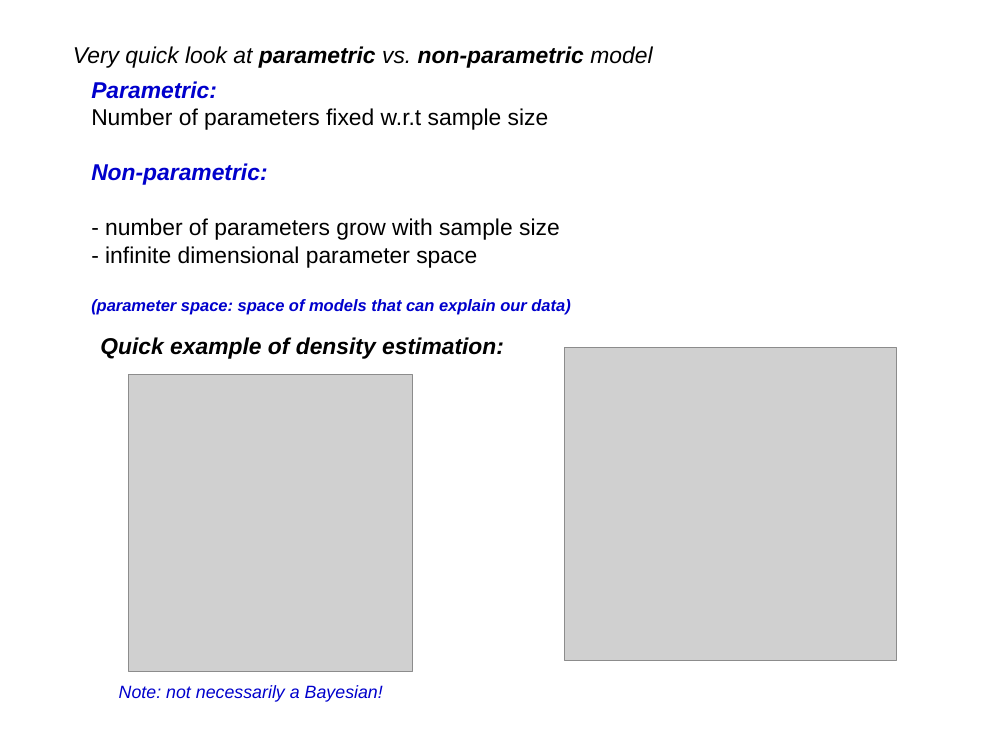
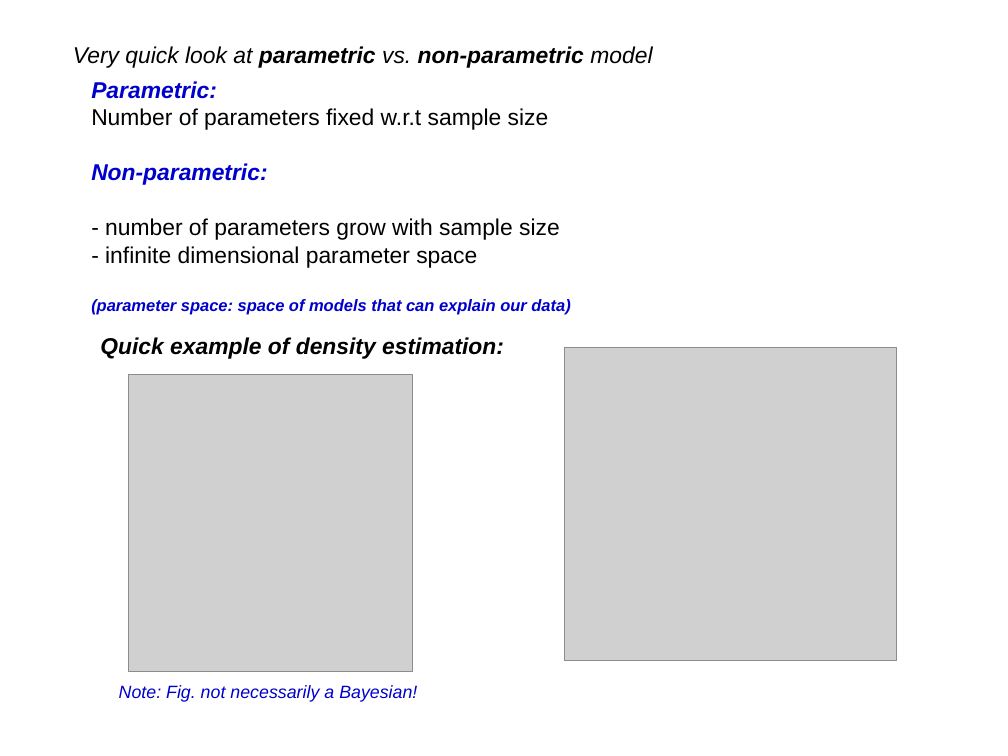
Before and after one commit to afcarl/Dirichlet_Processes, a slide deck: slide 13 of version_2.odp (slide 12 before the commit). Drawn at 1008x756 pixels with LibreOffice and Linux fonts; fonts in the diff are those of the drawing; grey boxes stand for pictures. Boxes give left, top, right and bottom in pixels: in the first picture for what was removed or moved away, otherwise in the second. Text is boxed around its words. In the diff, an @@ line names an element or a change of style, - is before the commit and + after.

```diff
--- a/version_2.odp
+++ b/version_2.odp
@@ text at box(119, 685, 417, 702): text changed @@
-Note: not necessarily a Bayesian!
+Note: Fig. not necessarily a Bayesian!
```
Also in this commit, not shown: 14 other slides changed, 1 slide added.
